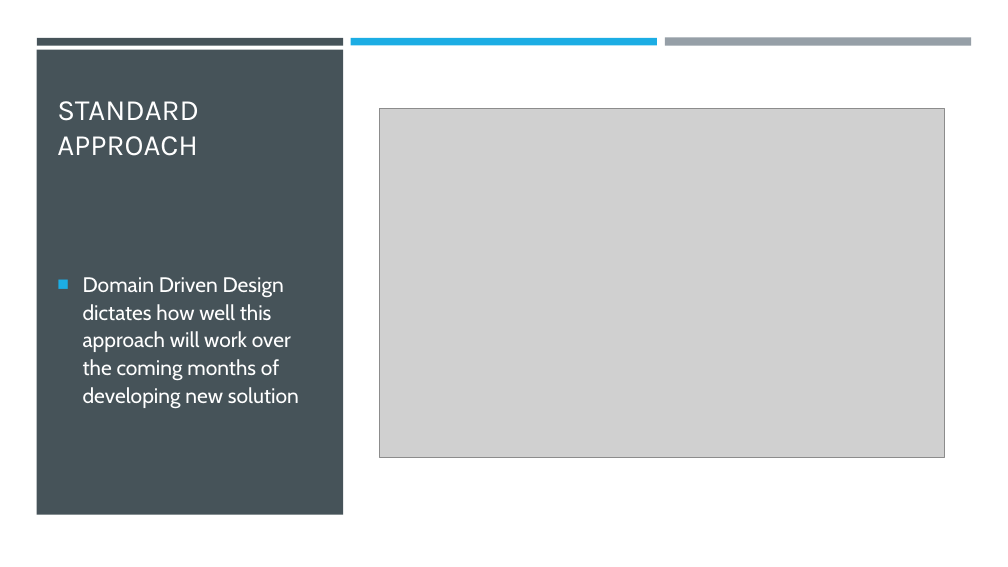
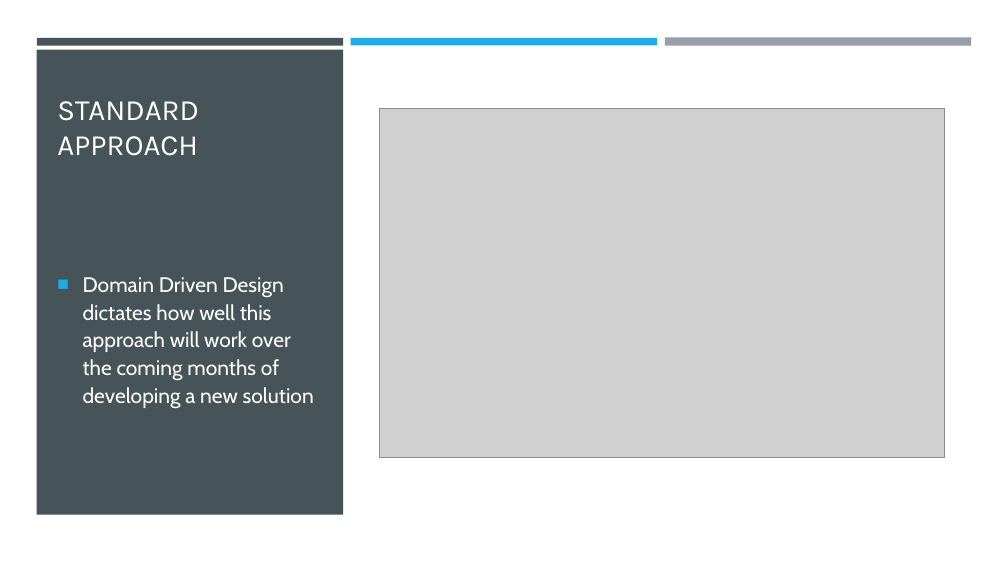
Before and after one commit to vesou/MediatRDemo, a slide deck: slide 6 of How to decouple your code.pptx. Drawn at 1008x567 pixels with LibreOffice and Linux fonts; fonts in the diff are those of the drawing; grey boxes stand for pictures. Boxes give left, top, right and bottom in pixels: in the first picture for what was removed or moved away, otherwise in the second. Text is boxed around its words. In the diff, an @@ line names an element or a change of style, - is before the commit and + after.

Commit message:
update presentation

```diff
--- a/How to decouple your code.pptx
+++ b/How to decouple your code.pptx
@@ text at (x1=83, y1=277, x2=314, y2=408): text changed @@
-■ Domain Driven Design dictates how well this approach will work over the coming months of developing new solution
+■ Domain Driven Design dictates how well this approach will work over the coming months of developing a new solution
```
Also in this commit, not shown: 3 other slides changed.
